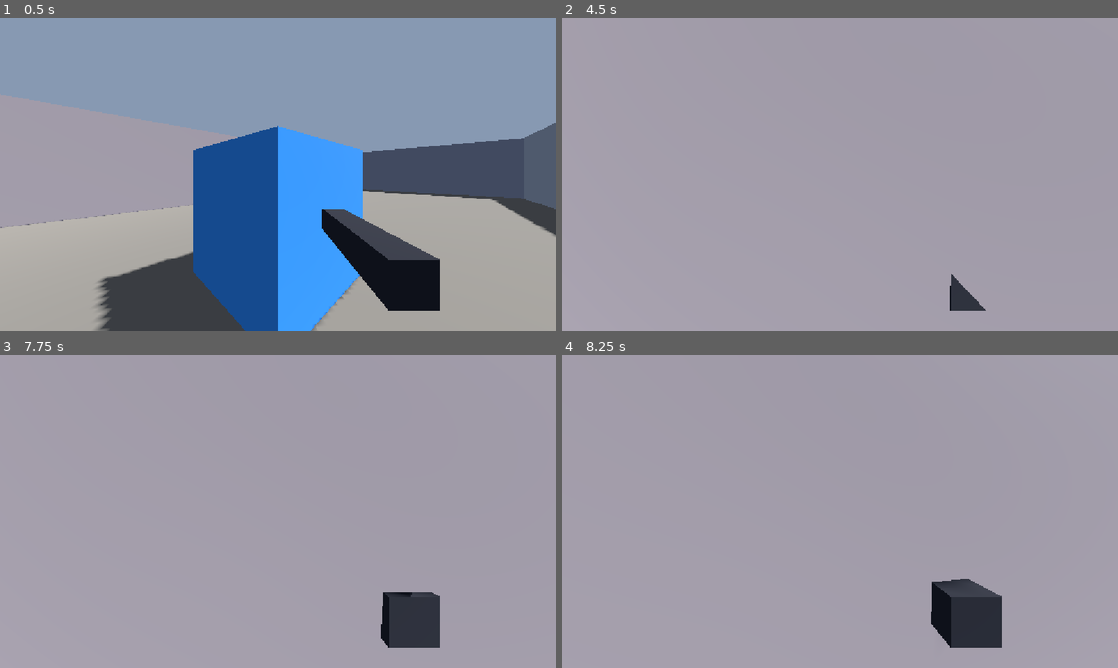
Above: before the commit, frames 1-4 (two rows, left to right).
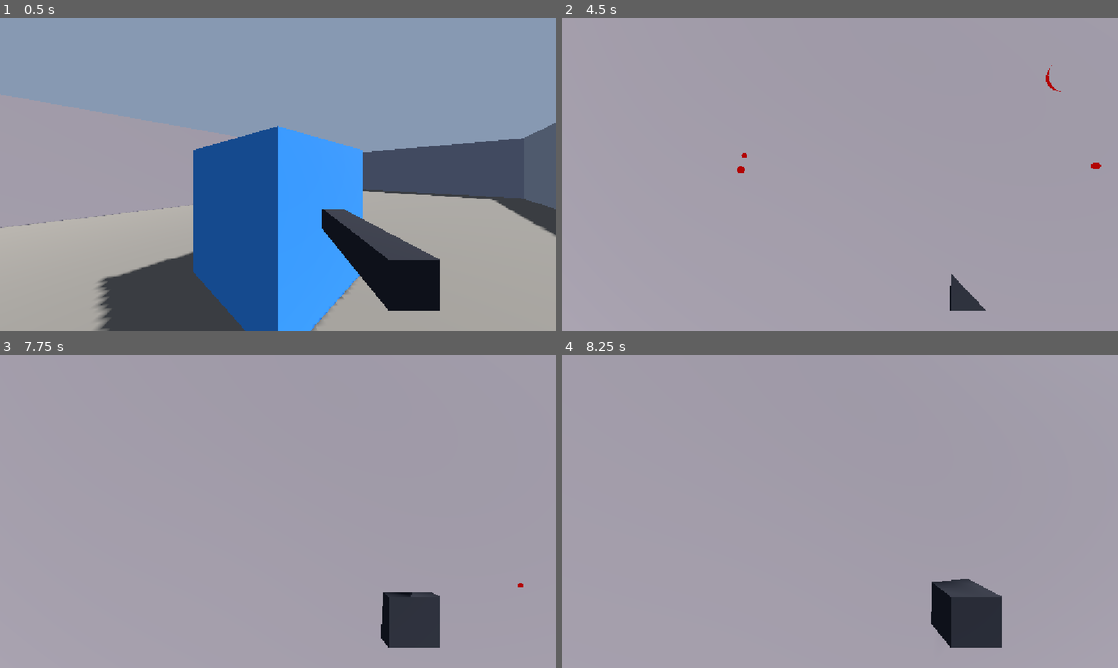
Above: after the commit, the same moments.

Repository: jamshu/gameroom
Game: Godot game, scene res://Main.tscn
Two runs of this game, one before a commit and one after it. Both use one fixed random seed, a clock stepped at 60 frames per second and the inputs below.
Inputs (mouse positions are in pixels of both pictures, inside the frame that each line leads up to):
- Up to frame 1 (0.5 s): no input
- Up to frame 2 (4.5 s): tap Enter at 0.5 s; move the mouse to (962, 158) at 0.52 s; press the mouse at (962, 158) at 0.53 s; hold D (move_right) 0.53-1.28 s; tap Space (jump) at 0.77, 1.52, 3.02, 3.77 s; move the mouse to (812, 174) at 1.27 s; release the mouse at (812, 174) at 1.28 s; hold W (move_forward) from 1.28 s (still down); tap E (camo) at 1.35 s; click (812, 174) at 1.55 s; move the mouse to (851, 168) at 2.02 s; hold Shift (crouch) 2.03-2.78 s; click (851, 168) at 2.3 s; move the mouse to (834, 180) at 2.77 s; click (834, 180) at 2.85 s; move the mouse to (878, 177) at 3.52 s; hold F (pose) 3.53-4.28 s; click (878, 177) at 3.8 s; move the mouse to (795, 171) at 4.27 s; click (795, 171) at 4.35 s
- Up to frame 3 (7.75 s): tap Space (jump) at 4.52, 5, 6.02, 6.77, 7.25, 7.52 s; move the mouse to (283, 511) at 5.02 s; hold E (camo) 5.03-5.78 s; click (283, 511) at 5.3 s; tap Enter at 5.75 s; move the mouse to (255, 505) at 5.77 s; release W (move_forward) at 5.78 s; hold D (move_right) 5.78-6.53 s; tap Shift (crouch) at 5.85 s; click (255, 505) at 6.05 s; move the mouse to (305, 511) at 6.52 s; press the mouse at (305, 511) at 6.53 s; hold W (move_forward) from 6.53 s (still down); move the mouse to (250, 511) at 7.27 s; release the mouse at (250, 511) at 7.28 s; tap F (pose) at 7.35 s; click (250, 511) at 7.55 s
- Up to frame 4 (8.25 s): keep holding W (move_forward); move the mouse to (851, 505) at 8.02 s; press the mouse at (851, 505) at 8.03 s

Frame 1 is identical in both runs. In frame 2, 0.1% of the frame differs, in the area x 31-97%, y 15-50%; in frame 3, less than 0.1%; in frame 4, nothing differs.

Commit message:
feat(hidefire): blood + explosion FX on shot/kill, red hit-flash on death
- Firing: muzzle flash (brief light); hitting a player spawns a kill blast at
  the impact point — big blood spray + fiery explosion burst + flash of light
  (CPUParticles3D so it renders in the GL-compatibility web export). Wall hits
  get a small impact spark.
- Death: the victim (puppet/bot) plays the same blood+explosion at its body and
  hides immediately (on_shot), plus on the alive->dead round-state transition.
- Local death: brief red radial screen flash via a new hidefireOnDeath signal.
- Bump ENGINE_VERSION v2 -> v3.

Co-Authored-By: Claude Opus 4.8 <noreply@anthropic.com>

Diff:
--- a/godot/hidefire/Bot.gd
+++ b/godot/hidefire/Bot.gd
@@ -58,6 +58,13 @@
 	mesh.mesh = cm
 	mesh.position = Vector3(0, 0.9, 0)
 	add_child(mesh)
+
+## Shot by the player — death blast + hide + stop.
+func on_shot() -> void:
+	if arena:
+		arena.death_fx(global_position + Vector3(0, 1, 0))
+	frozen = true
+	visible = false
 
 ## Fresh round: take a side, spawn, revive.
 func begin_round(new_role: String, pos: Vector3) -> void:
--- a/godot/hidefire/Main.gd
+++ b/godot/hidefire/Main.gd
@@ -183,6 +183,77 @@
 	if w and w.hidefireOnHit:
 		w.hidefireOnHit(uid)
 
+## A short red particle burst at a world point. `big` = a kill spray. CPUParticles
+## (not GPU) so it renders in the GL-compatibility web export.
+func spawn_blood(pos: Vector3, big := false) -> void:
+	var fx := CPUParticles3D.new()
+	fx.position = pos
+	fx.emitting = true
+	fx.one_shot = true
+	fx.amount = 28 if big else 12
+	fx.lifetime = 0.7
+	fx.explosiveness = 1.0
+	fx.direction = Vector3(0, 1, 0)
+	fx.spread = 80.0
+	fx.initial_velocity_min = 1.5
+	fx.initial_velocity_max = 6.0 if big else 3.5
+	fx.gravity = Vector3(0, -9.8, 0)
+	fx.scale_amount_min = 0.05
+	fx.scale_amount_max = 0.16 if big else 0.1
+	var drop := SphereMesh.new()
+	drop.radius = 0.06
+	drop.height = 0.12
+	var mat := StandardMaterial3D.new()
+	mat.albedo_color = Color(0.7, 0.04, 0.04)
+	mat.shading_mode = BaseMaterial3D.SHADING_MODE_UNSHADED
+	drop.material = mat
+	fx.mesh = drop
+	add_child(fx)
+	get_tree().create_timer(fx.lifetime + 0.2).timeout.connect(fx.queue_free)
+
+## A kill blast: fiery particle burst + a brief flash of light. Paired with a big
+## blood spray on death.
+func spawn_explosion(pos: Vector3) -> void:
+	var fx := CPUParticles3D.new()
+	fx.position = pos
+	fx.emitting = true
+	fx.one_shot = true
+	fx.amount = 40
+	fx.lifetime = 0.6
+	fx.explosiveness = 1.0
+	fx.direction = Vector3(0, 1, 0)
+	fx.spread = 180.0
+	fx.initial_velocity_min = 3.0
+	fx.initial_velocity_max = 9.0
+	fx.gravity = Vector3(0, -4.0, 0)
+	fx.scale_amount_min = 0.1
+	fx.scale_amount_max = 0.3
+	var chunk := SphereMesh.new()
+	chunk.radius = 0.08
+	chunk.height = 0.16
+	var mat := StandardMaterial3D.new()
+	mat.albedo_color = Color(1.0, 0.55, 0.1)
+	mat.emission_enabled = true
+	mat.emission = Color(1.0, 0.5, 0.05)
+	mat.shading_mode = BaseMaterial3D.SHADING_MODE_UNSHADED
+	chunk.material = mat
+	fx.mesh = chunk
+	add_child(fx)
+
+	var flash := OmniLight3D.new()
+	flash.position = pos
+	flash.light_color = Color(1.0, 0.7, 0.3)
+	flash.light_energy = 8.0
+	flash.omni_range = 8.0
+	add_child(flash)
+	get_tree().create_timer(0.12).timeout.connect(flash.queue_free)
+	get_tree().create_timer(fx.lifetime + 0.2).timeout.connect(fx.queue_free)
+
+## Convenience: the full death FX at a body position.
+func death_fx(pos: Vector3) -> void:
+	spawn_blood(pos, true)
+	spawn_explosion(pos)
+
 func _apply_peer(json: String) -> void:
 	var data = JSON.parse_string(json)
 	if typeof(data) != TYPE_DICTIONARY:
@@ -195,7 +266,7 @@
 		p = CharacterBody3D.new()
 		p.set_script(PuppetScript)
 		add_child(p)
-		p.setup(uid)
+		p.setup(uid, self)
 		puppets[uid] = p
 	p.apply_state(data)
 
--- a/godot/hidefire/Player.gd
+++ b/godot/hidefire/Player.gd
@@ -147,9 +147,18 @@
 
 ## Marked dead by the round state (someone shot us): stop input, spectate in place.
 func die() -> void:
+	if not alive:
+		return
 	alive = false
 	frozen = true
 	velocity = Vector3.ZERO
+	if arena:
+		arena.death_fx(global_position + Vector3(0, 1, 0))
+	# Red hit-flash in the DOM overlay.
+	if OS.has_feature("web"):
+		var w = JavaScriptBridge.get_interface("window")
+		if w and w.hidefireOnDeath:
+			w.hidefireOnDeath()
 
 func _physics_process(delta: float) -> void:
 	if frozen or not alive:
@@ -185,16 +194,38 @@
 	move_and_slide()
 
 func _fire() -> void:
+	_muzzle_flash()
 	var space := get_world_3d().direct_space_state
 	var from := camera.global_position
 	var to := from - camera.global_transform.basis.z * 100.0
 	var q := PhysicsRayQueryParameters3D.create(from, to)
 	q.exclude = [self]
 	var hit := space.intersect_ray(q)
-	if hit.has("collider") and hit.collider.is_in_group("players"):
+	if not hit.has("collider"):
+		return
+	if hit.collider.is_in_group("players"):
 		var uid = hit.collider.get_meta("uid", 0)
+		# One hit kills, so this is a kill blast at the impact point.
+		if arena:
+			arena.death_fx(hit.position)
+		if hit.collider.has_method("on_shot"):
+			hit.collider.on_shot()
 		if uid and arena:
 			arena.report_hit(int(uid))
+	elif arena:
+		arena.spawn_blood(hit.position, false)  # wall spark/impact
+
+## Brief gunshot flash at the muzzle.
+func _muzzle_flash() -> void:
+	if camera == null:
+		return
+	var l := OmniLight3D.new()
+	l.position = Vector3(0.32, -0.26, -0.9)
+	l.light_color = Color(1.0, 0.85, 0.45)
+	l.light_energy = 4.0
+	l.omni_range = 4.0
+	camera.add_child(l)
+	get_tree().create_timer(0.06).timeout.connect(l.queue_free)
 
 ## Take the colour of whatever surface we're looking at (or standing over) and
 ## paint the body with it — the whole camo mechanic. Moving/firing clears `still`.
--- a/godot/hidefire/Puppet.gd
+++ b/godot/hidefire/Puppet.gd
@@ -5,12 +5,15 @@
 ## sender so a well-hidden peer really does blend into the wall.
 
 var uid := 0
+var arena
 var body_mat: StandardMaterial3D
 var _target := Vector3.ZERO
 var _has_target := false
+var _alive := true
 
-func setup(u: int) -> void:
+func setup(u: int, main) -> void:
 	uid = u
+	arena = main
 	add_to_group("players")
 	set_meta("uid", u)
 
@@ -46,8 +49,19 @@
 		rotation.y = float(d["yaw"])
 	if d.has("camo") and body_mat:
 		body_mat.albedo_color = Color.html(str(d["camo"]))
+	# Death spray when a peer flips from alive to dead (from the round state).
+	var now_alive := bool(d.get("alive", true))
+	if _alive and not now_alive and _has_target and arena:
+		arena.death_fx(global_position + Vector3(0, 1, 0))
+	_alive = now_alive
 	# Only show once we know where it is AND it's alive.
-	visible = _has_target and bool(d.get("alive", true))
+	visible = _has_target and now_alive
+
+## Shot by the local player — immediate feedback before the round state confirms.
+func on_shot() -> void:
+	if arena:
+		arena.death_fx(global_position + Vector3(0, 1, 0))
+	visible = false
 
 func _physics_process(delta: float) -> void:
 	if _has_target:
Not shown, changed: src/lib/components/HideFireArena.svelte
